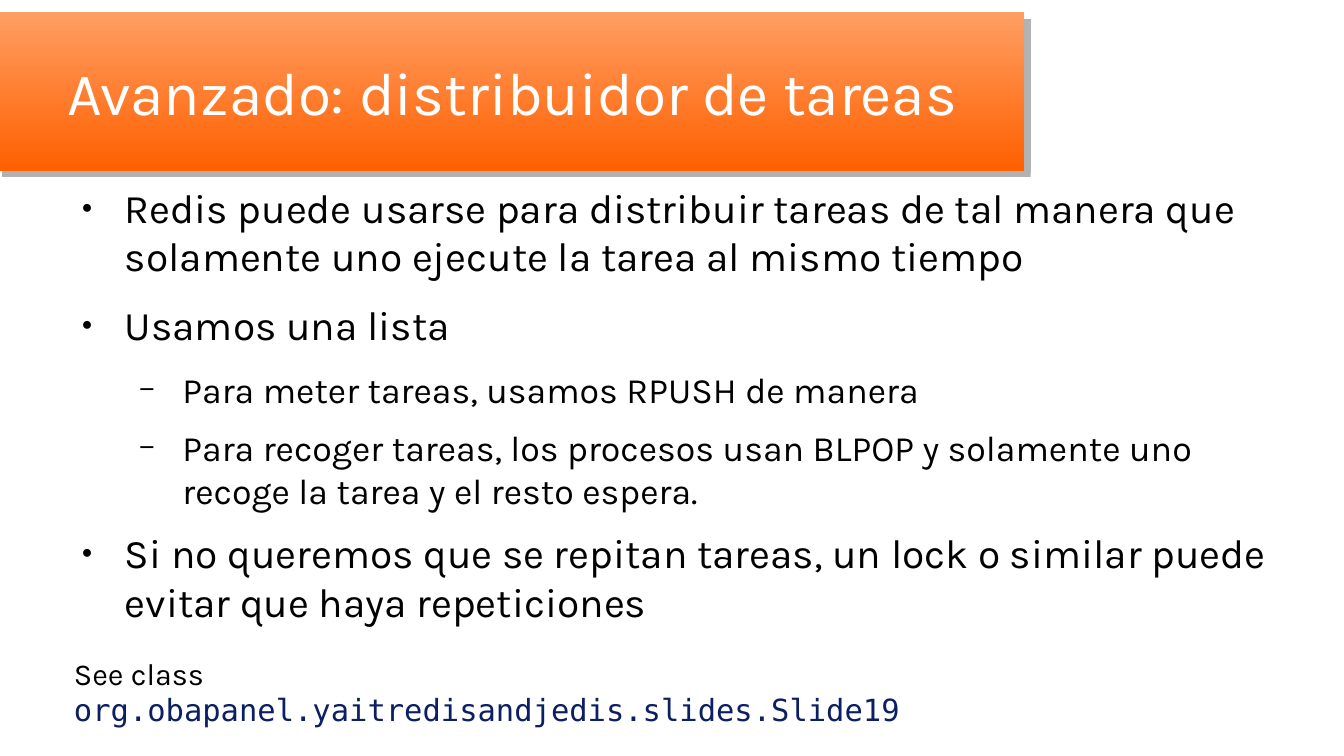
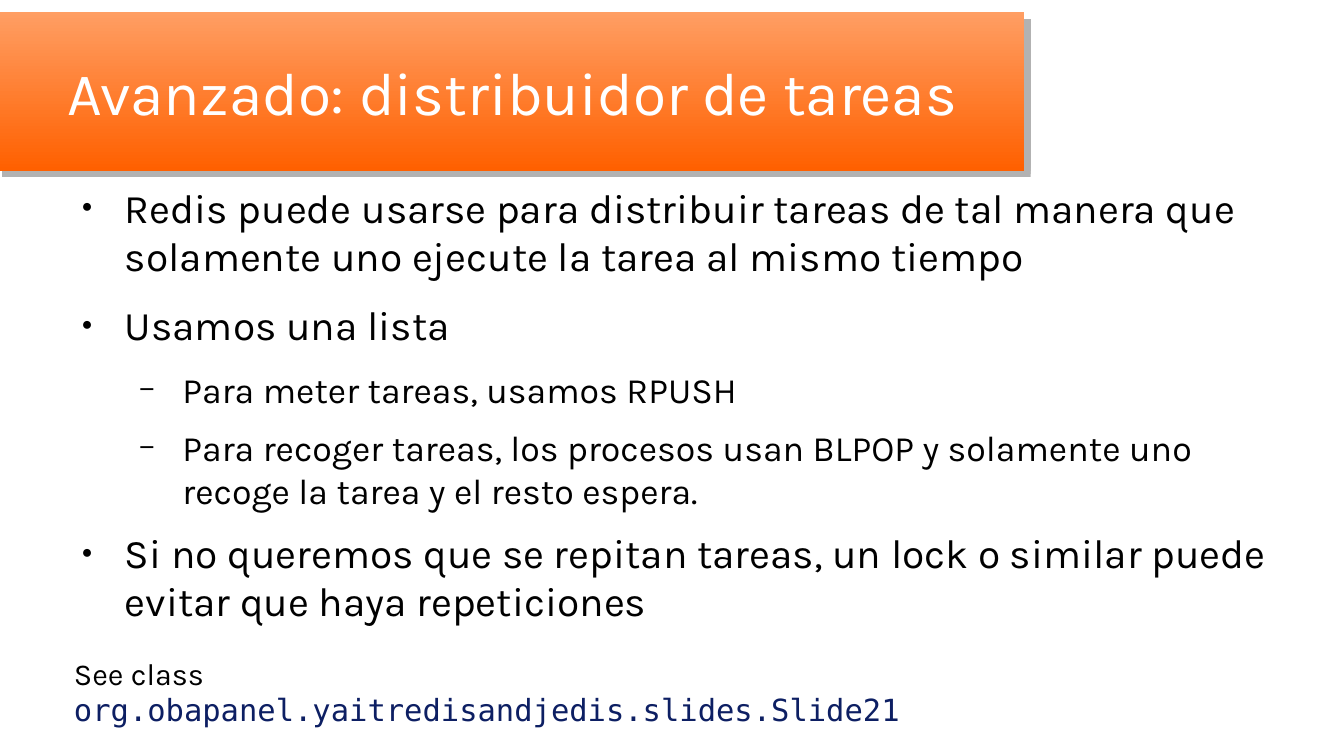
Before and after one commit to oscar-besga-panel/YaitRedisAndJedis, a slide deck: slide 21 of YaitRedisJedis_es.odp (slide 19 before the commit). Drawn at 1344x756 pixels with LibreOffice and Linux fonts; fonts in the diff are those of the drawing; background and template pictures are left out. Boxes give left, top, right and bottom in pixels: in the first picture for what was removed or moved away, otherwise in the second. Text is boxed around its words. In the diff, an @@ line names an element or a change of style, - is before the commit and + after.

```diff
--- a/YaitRedisJedis_es.odp
+++ b/YaitRedisJedis_es.odp
@@ text at [182,380,736,407]: text changed @@
-  − Para meter tareas, usamos RPUSH de manera
+  − Para meter tareas, usamos RPUSH
@@ text at [74,664,900,728]: text changed @@
-See class org.obapanel.yaitredisandjedis.slides.Slide19
+See class org.obapanel.yaitredisandjedis.slides.Slide21
```
Also in this commit, not shown: 18 other slides changed, 2 slides added, 16 other files.
